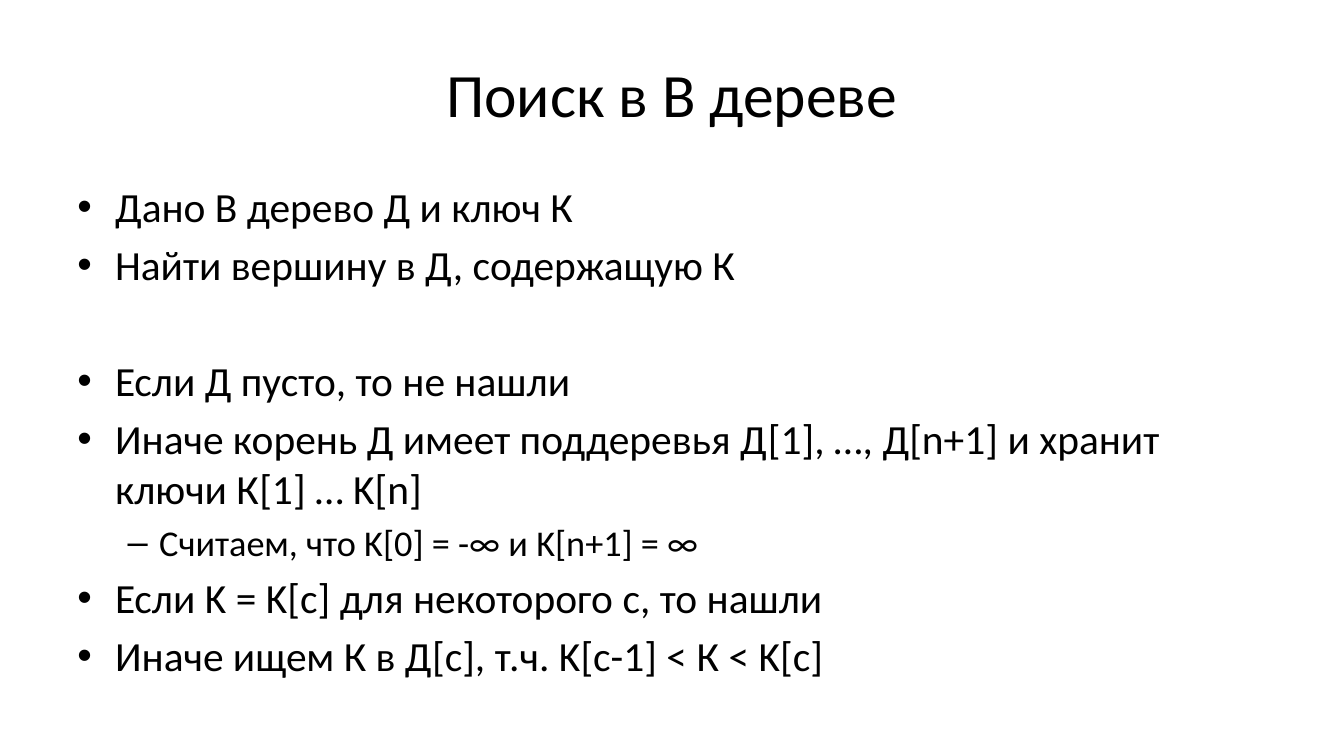
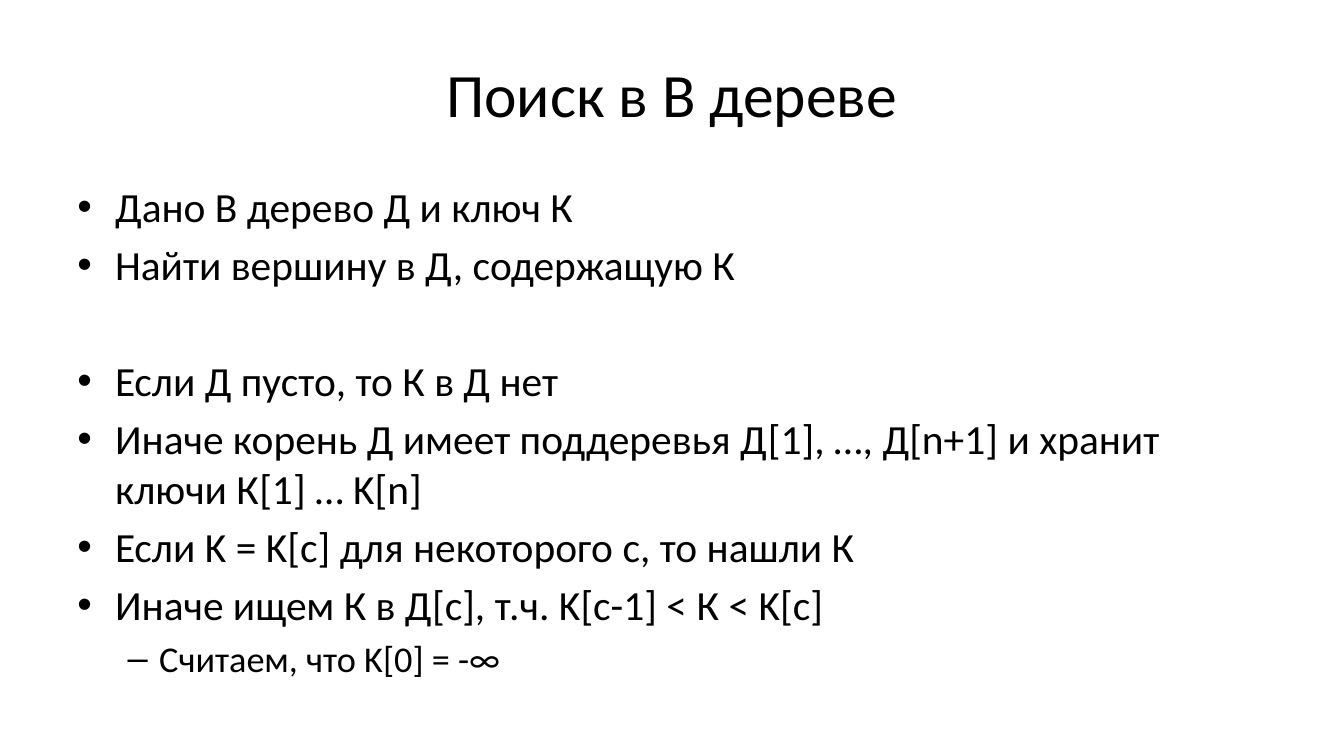
Before and after one commit to Evgueni-Petrov-aka-espetrov/Algorithms-and-Programming-in-C-pptx, a slide deck: slide 7 of 19 Б и КЧ деревья.pptx. Drawn at 1344x756 pixels with LibreOffice and Linux fonts; fonts in the diff are those of the drawing. Boxes give left, top, right and bottom in pixels: in the first picture for what was removed or moved away, otherwise in the second. Text is boxed around its words. In the diff, an @@ line names an element or a change of style, - is before the commit and + after.

```diff
--- a/19 Б и КЧ деревья.pptx
+++ b/19 Б и КЧ деревья.pptx
@@ text at (115, 369, 559, 403): text changed @@
-• Если Д пусто, то не нашли
+• Если Д пусто, то К в Д нет
@@ text at (115, 532, 854, 569): text changed @@
-  – Считаем, что K[0] = -∞ и K[n+1] = ∞
-• Если K = K[c] для некоторого c, то нашли
+• Если K = K[c] для некоторого c, то нашли К
@@ text at (159, 645, 423, 677): paragraph added @@
+  – Считаем, что K[0] = -∞
```
Also in this commit, not shown: 8 other slides changed.
